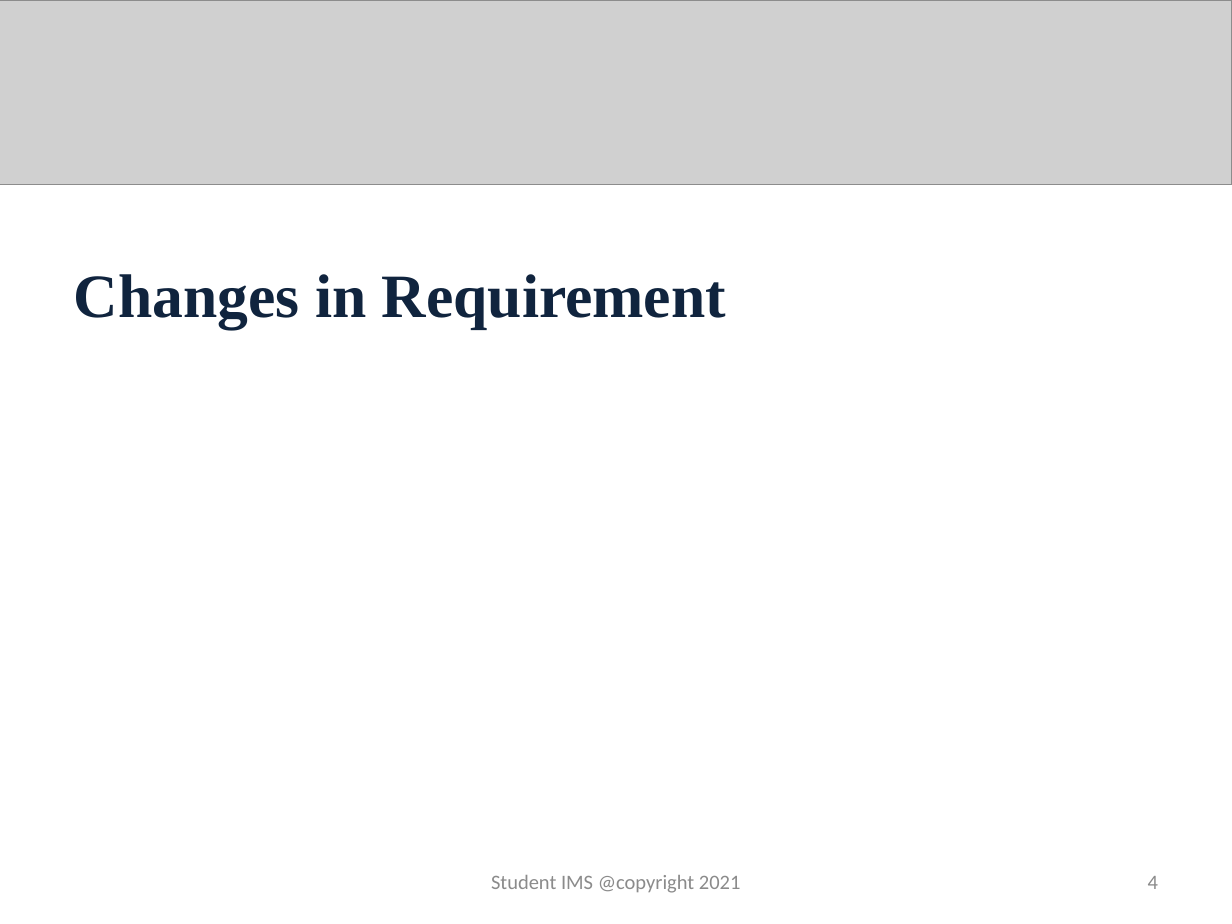
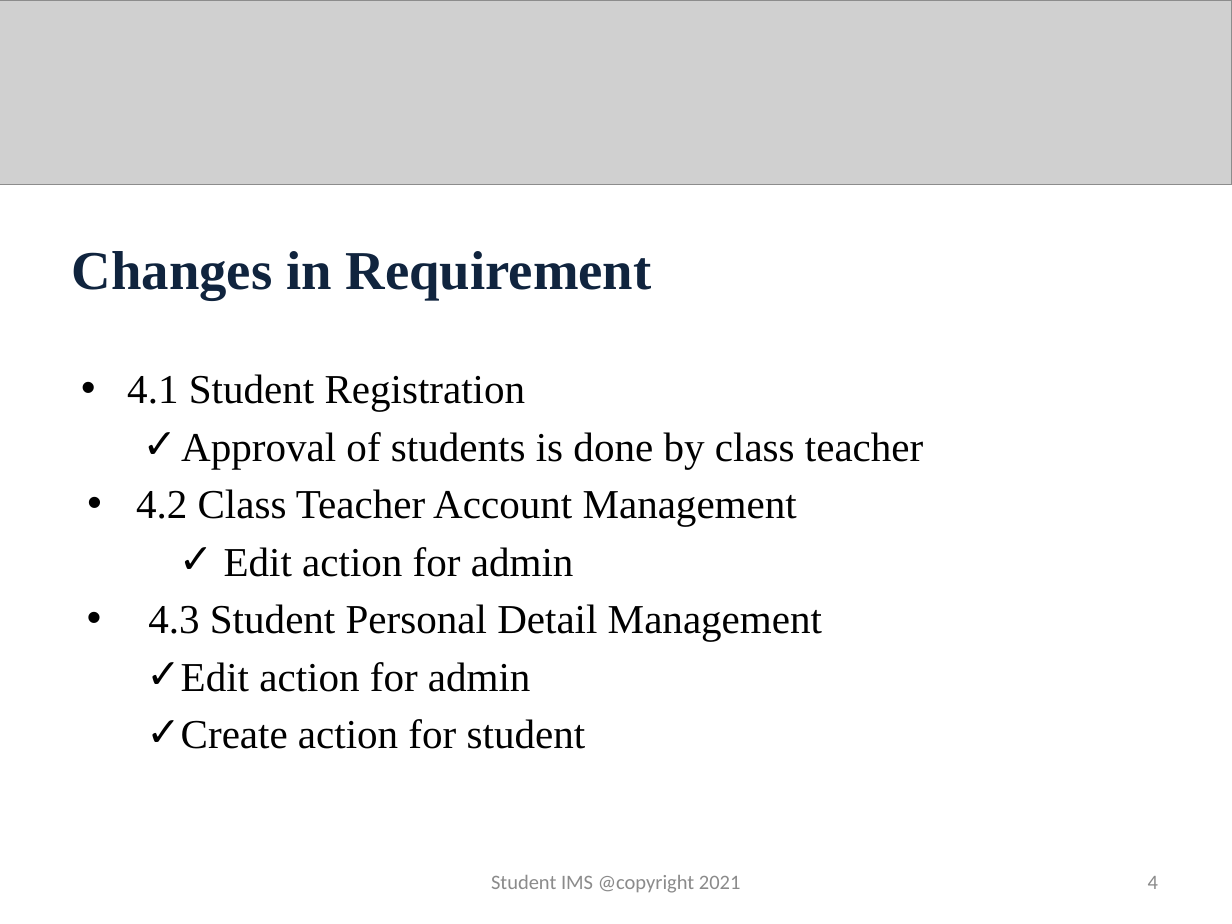
Before and after one commit to github-rinzin/documentation, a slide deck: slide 4 of fifth_review.pptx. Drawn at 1232x924 pixels with LibreOffice and Linux fonts; fonts in the diff are those of the drawing; grey boxes stand for pictures. Boxes give left, top, right and bottom in pixels: in the first picture for what was removed or moved away, otherwise in the second. Text is boxed around its words. In the diff, an @@ line names an element or a change of style, - is before the commit and + after.

Commit message:
changes in requirement

```diff
--- a/fifth_review.pptx
+++ b/fifth_review.pptx
@@ title "Changes in Requirement" at (x1=72, y1=251, x2=651, y2=300): size 36 to 32 pt @@
@@ text added at (x1=127, y1=374, x2=923, y2=749), 24 pt, text #000000 @@
+• 4.1 Student Registration
+  ✓ Approval of students is done by class teacher
+  • 4.2 Class Teacher Account Management
+  ✓ Edit action for admin
+  • 4.3 Student Personal Detail Management
+  ✓ Edit action for admin
+  ✓ Create action for student
```
Also in this commit, not shown: 6 other slides changed.
